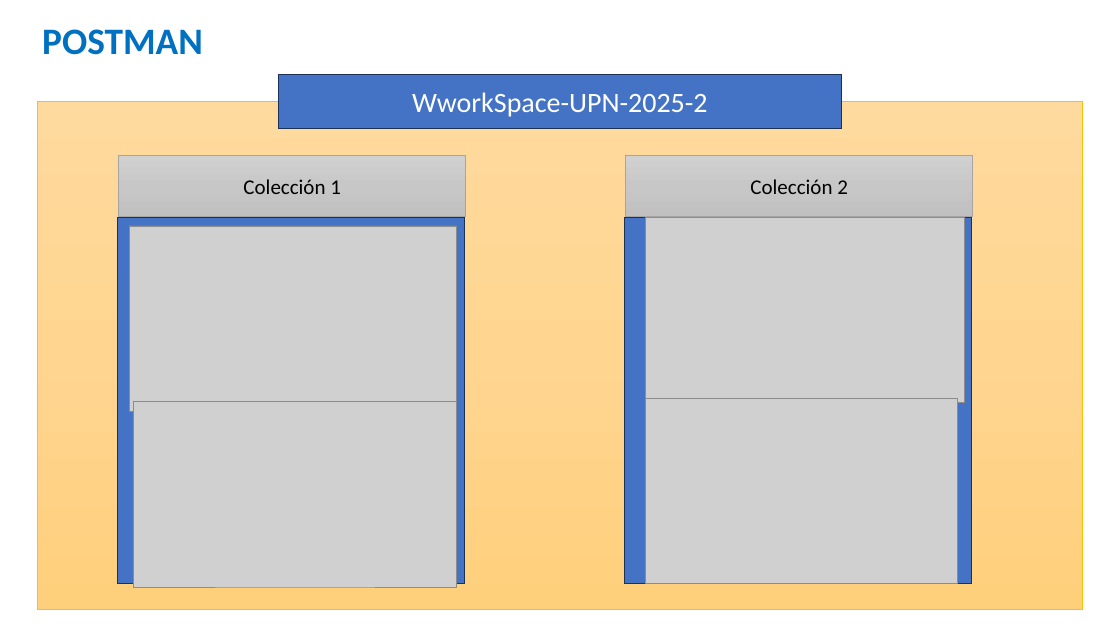
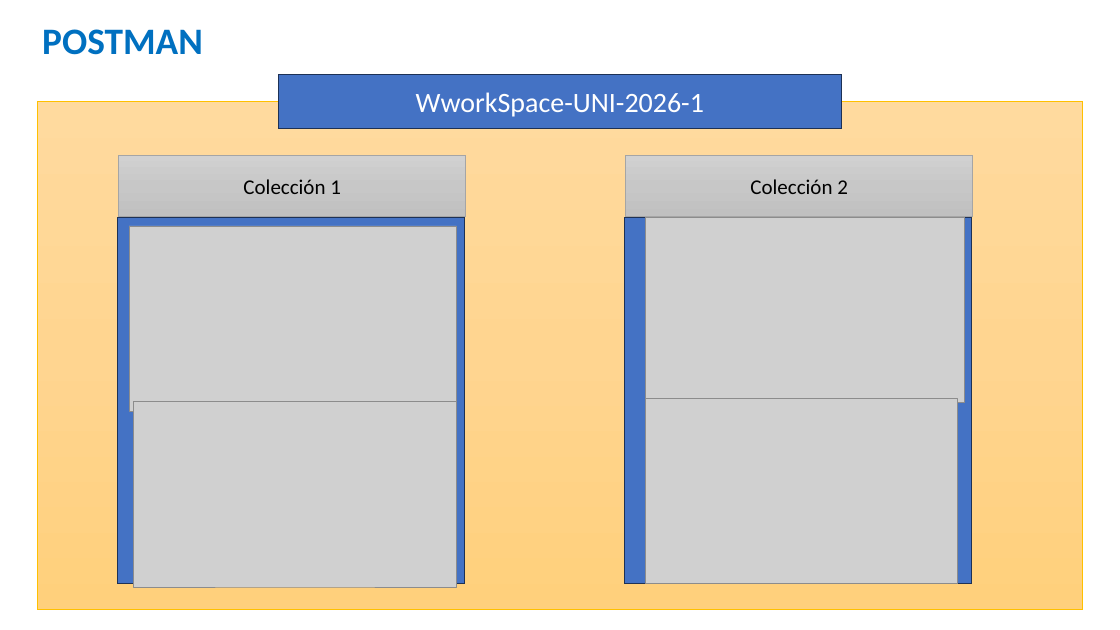
Before and after one commit to gcoronelc/UNI-FIIS-2026-1-SI302-V, a slide deck: slide 2 of Semana09_22MAY26/ServiciosREST.pptx. Drawn at 1120x630 pixels with LibreOffice and Linux fonts; fonts in the diff are those of the drawing; grey boxes stand for pictures. Boxes give left, top, right and bottom in pixels: in the first picture for what was removed or moved away, otherwise in the second. Text is boxed around its words. In the diff, an @@ line names an element or a change of style, - is before the commit and + after.

```diff
--- a/Semana09_22MAY26/ServiciosREST.pptx
+++ b/Semana09_22MAY26/ServiciosREST.pptx
@@ text in rectangle at box(416, 92, 704, 117): text changed @@
-WworkSpace-UPN-2025-2
+WworkSpace-UNI-2026-1
```
Also in this commit, not shown: 1 other file.
